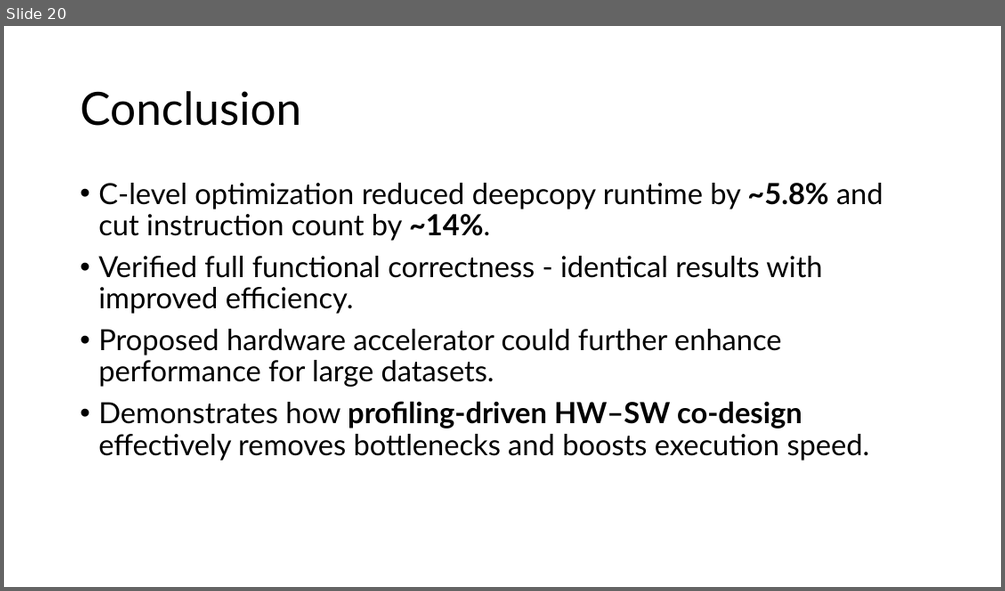
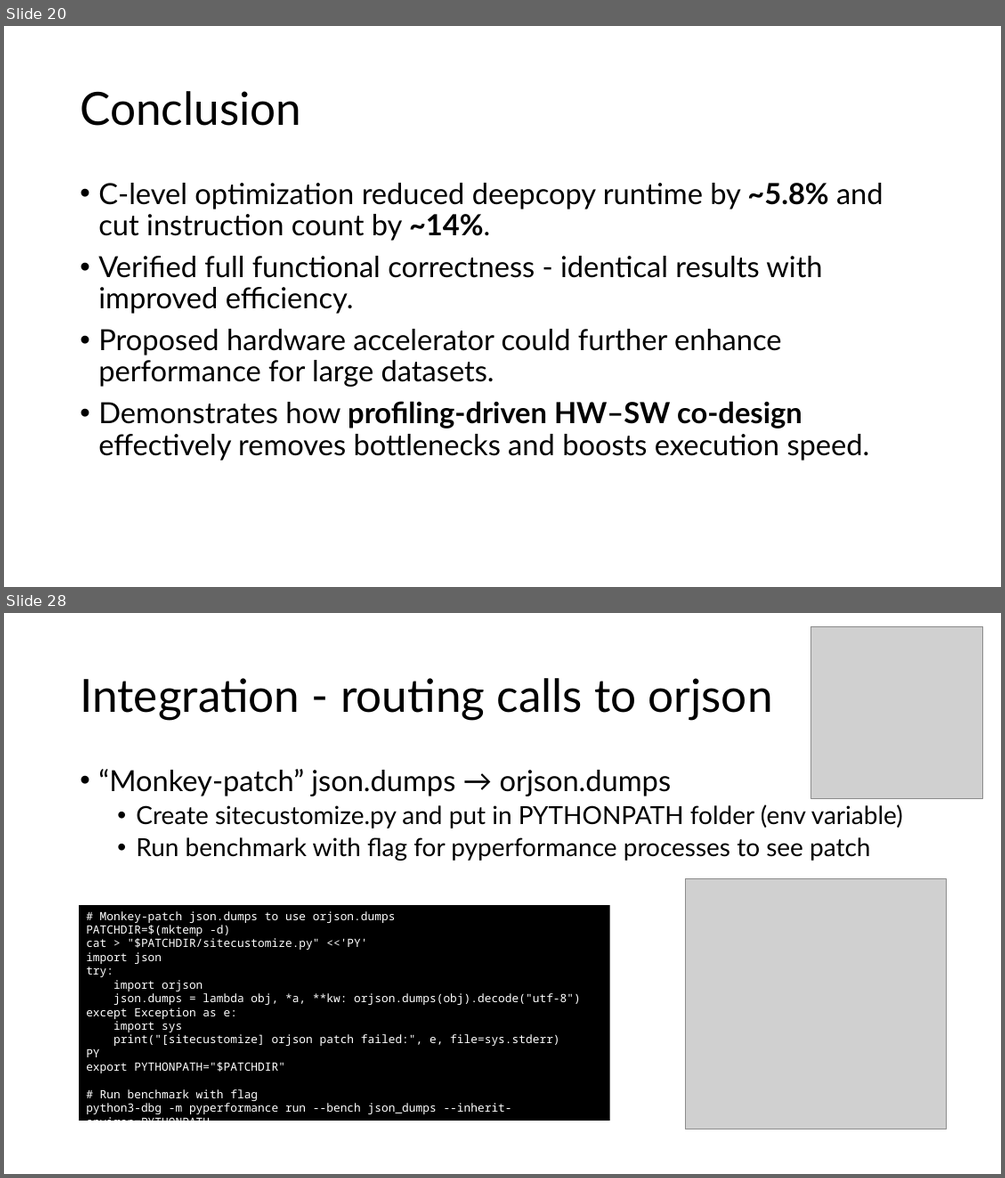
Before and after one commit to Dorknafo7/HW-SW-Co-Design-Project, a slide deck: project_presentation.pptx. Shown one above the other, each under a label of ours: slide 20 before the commit, slides 20 and 28 after it; the slides between them are not shown. The pictures are 1005x591 and 1005x1178 pixels, drawn with LibreOffice and Linux fonts; fonts in the diff are those of the drawing; grey boxes stand for pictures. Boxes give left, top, right and bottom in pixels: in the first picture for what was removed or moved away, otherwise in the second. Text is boxed around its words. In the diff, an @@ line names an element or a change of style, - is before the commit and + after.

Commit message:
ppt update - add json_dumps presentation

```diff
--- a/project_presentation.pptx
+++ b/project_presentation.pptx
@@ slide 28 added at [4,613,1001,1174], background #FFFFFF @@
@@ picture added at [811,626,983,798] @@
@@ title added at [80,678,773,720], 44 pt, text #000000 @@
+Integration - routing calls to orjson
@@ text added at [98,769,903,860], 24 pt, text #000000 @@
+• “Monkey‑patch” json.dumps → orjson.dumps
+  • Create sitecustomize.py and put in PYTHONPATH folder (env variable)
+  • Run benchmark with flag for pyperformance processes to see patch
@@ picture added at [685,878,947,1129] @@
@@ rectangle added at [79,906,610,1121], fill #000000, 11 pt, text #FFFFFF @@
+# Monkey‑patch json.dumps to use orjson.dumps
+PATCHDIR=$(mktemp -d)
+cat > "$PATCHDIR/sitecustomize.py" <<'PY'
+import json
+try:
+import orjson
+json.dumps = lambda obj, *a, **kw: orjson.dumps(obj).decode("utf-8")
+except Exception as e:
+import sys
+print("[sitecustomize] orjson patch failed:", e, file=sys.stderr)
+PY
+export PYTHONPATH="$PATCHDIR"
+# Run benchmark with flag
+python3-dbg -m pyperformance run --bench json_dumps --inherit-environ=PYTHONPATH
```
Also in this commit, not shown: 17 other slides added.
